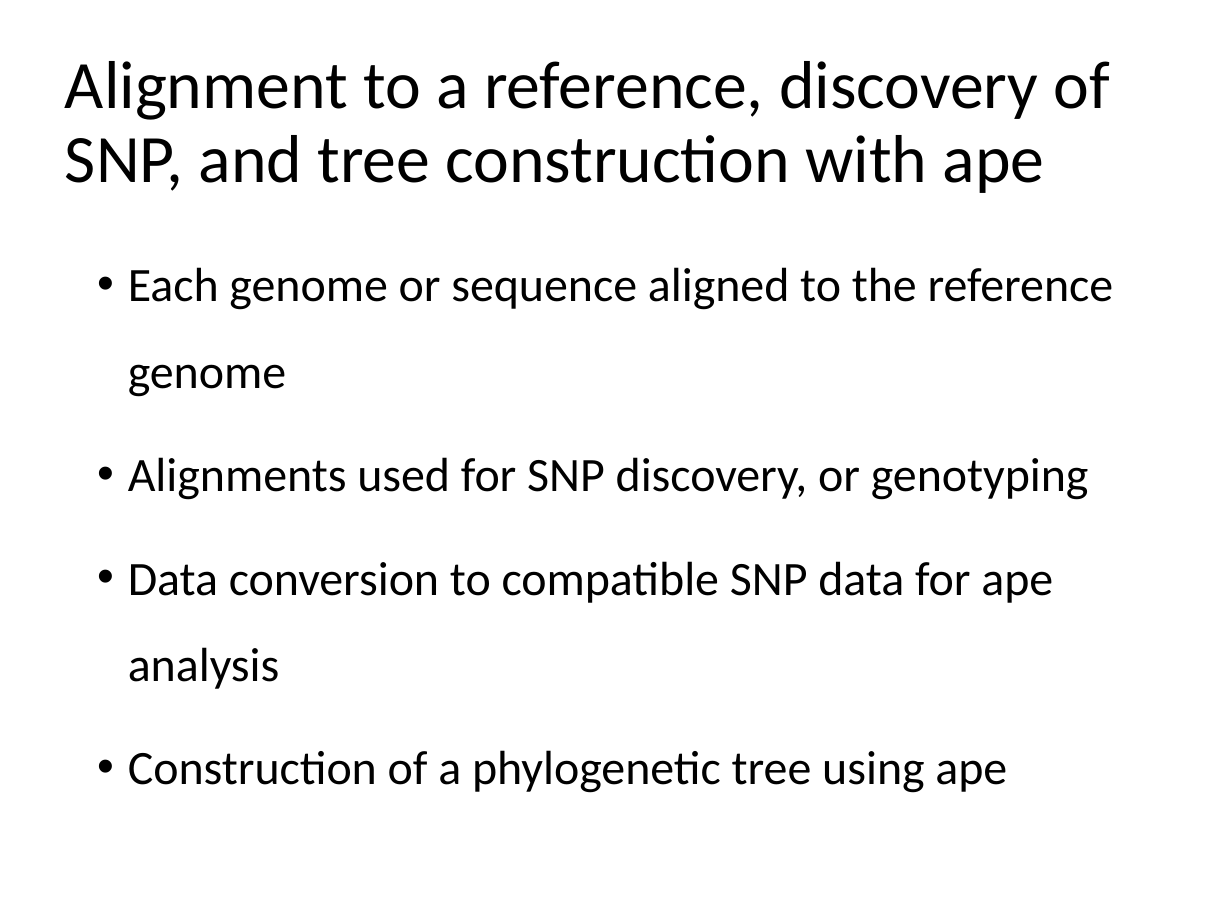
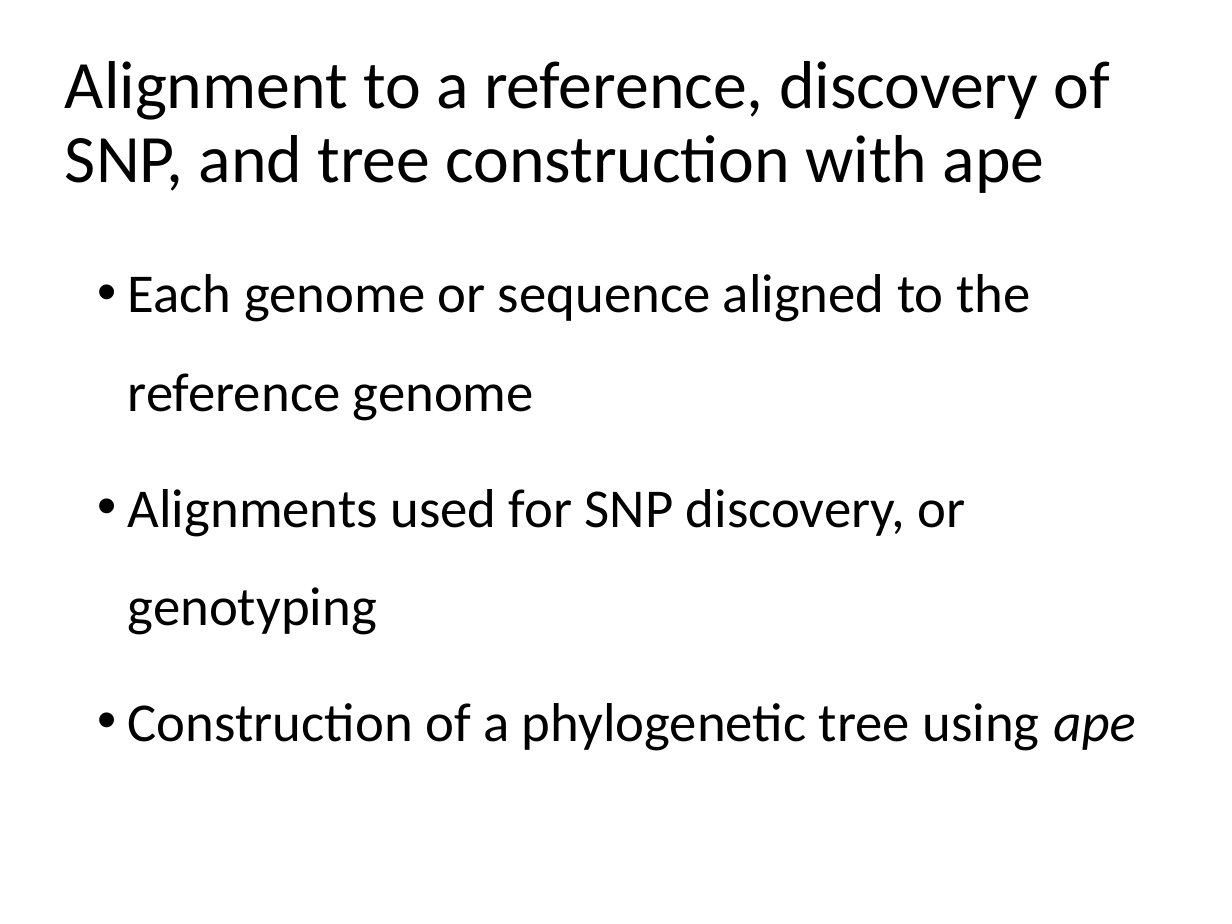
Before and after one commit to liu3zhenlab/teaching, a slide deck: slide 13 of PLPTH813Bioinformatis/2021/inclassProjects/inclass01_Covid19tree.pptx. Drawn at 1232x924 pixels with LibreOffice and Linux fonts; fonts in the diff are those of the drawing. Boxes give left, top, right and bottom in pixels: in the first picture for what was removed or moved away, otherwise in the second. Text is boxed around its words. In the diff, an @@ line names an element or a change of style, - is before the commit and + after.

Commit message:
tree

```diff
--- a/PLPTH813Bioinformatis/2021/inclassProjects/inclass01_Covid19tree.pptx
+++ b/PLPTH813Bioinformatis/2021/inclassProjects/inclass01_Covid19tree.pptx
@@ text "Each genome or sequence aligned ..." at (128,274,1135,751): size 28 to 32 pt; italic on in "ape" @@
@@ text at (128,561,1053,689): paragraph removed @@
-• Data conversion to compatible SNP data for ape analysis
```
Also in this commit, not shown: 3 other slides changed, 3 other files.
